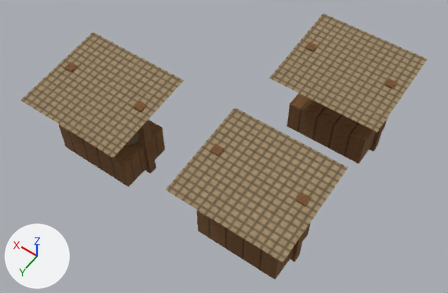
Before and after pictures for a commit that changed the glTF model app/src/main/assets/3d/field/domestic-MARKET-2-lod0.glb.
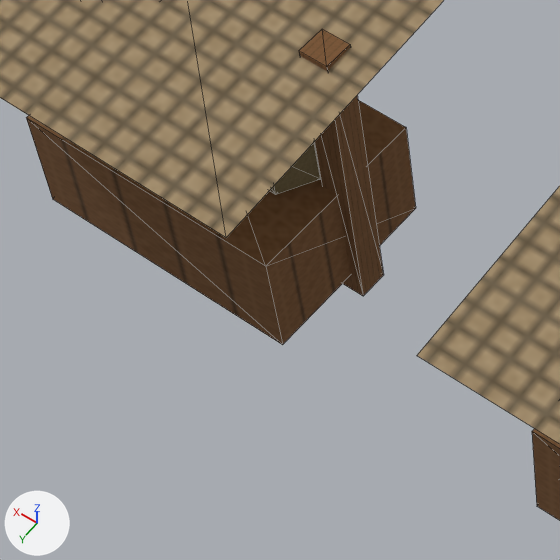
Each version is shown whole from a 50 mm camera at (-0.689, 0.947, 1.443) aimed at (-0.069, 0.079, 0.079), then close up on the part from 11% to 46% of the width and 32% to 84% of the height. Arrows for +X, +Y and +Z are at lower left; the lights stay in place. The older version's two pictures come first. The close-ups show mesh edges as thin lines. Vertices at exactly the same position are counted once.

Before the edit, the objects in view are built like this:
```python
me_mesh_0 = bpy.data.meshes.new('Mesh_0')
me_mesh_0.from_pydata(...)  # 168 vertices, 240 faces; spans x -0.43..0.37, y -0.35..0.37, z 0.0..0.28
me_mesh_0.materials.append(mat_material_0)
ob_mesh_0 = bpy.data.objects.new('Mesh_0', me_mesh_0)
ob_mesh_0.location = (0.0, 0.0, 0.0)
```
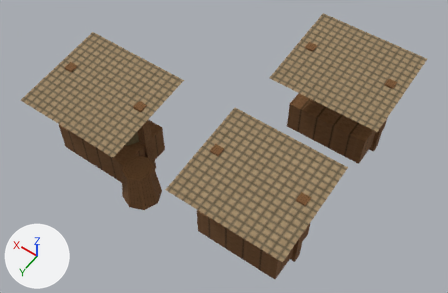
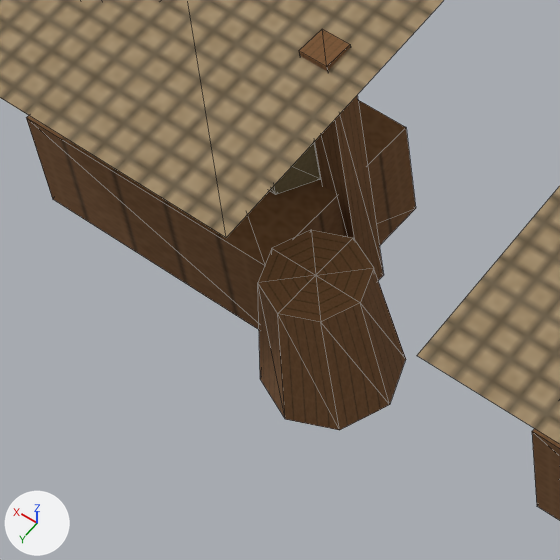
Where the change shows, as pixel boxes (x1, y1, x2, y2) in the close-ups (560 x 560 px):
part 1 of me_mesh_0, added (brown)
    after: (258, 230, 406, 430)

Edits to the bpy script that builds the scene:
```text
Change me_mesh_0:
    used by ob_mesh_0; location = (0.0, 0.0, 0.0)
    remove me_mesh_0.from_pydata(...)  # 168 vertices, 240 faces; spans x -0.43..0.37, y -0.35..0.37, z 0.0..0.28
    add me_mesh_0.from_pydata(...)  # 185 vertices, 264 faces; spans x -0.43..0.37, y -0.35..0.37, z 0.0..0.28
    me_mesh_0 part 1: a new loose piece of 17 vertices spanning x -0.005..0.105, y 0.245..0.355, z 0.01..0.13, in mat_material_0
```
